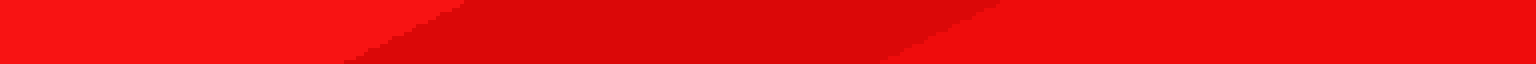
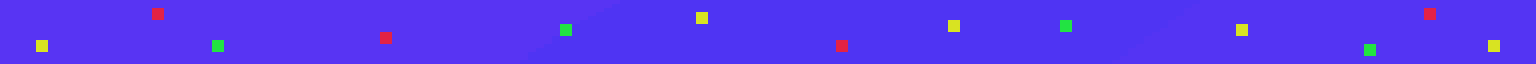
Layers edited between the first and the second 1536 x 64 image:
showed "Brittney Health" over [0, 0, 1536, 64]
hid "Player Health" over [0, 0, 1536, 64]
